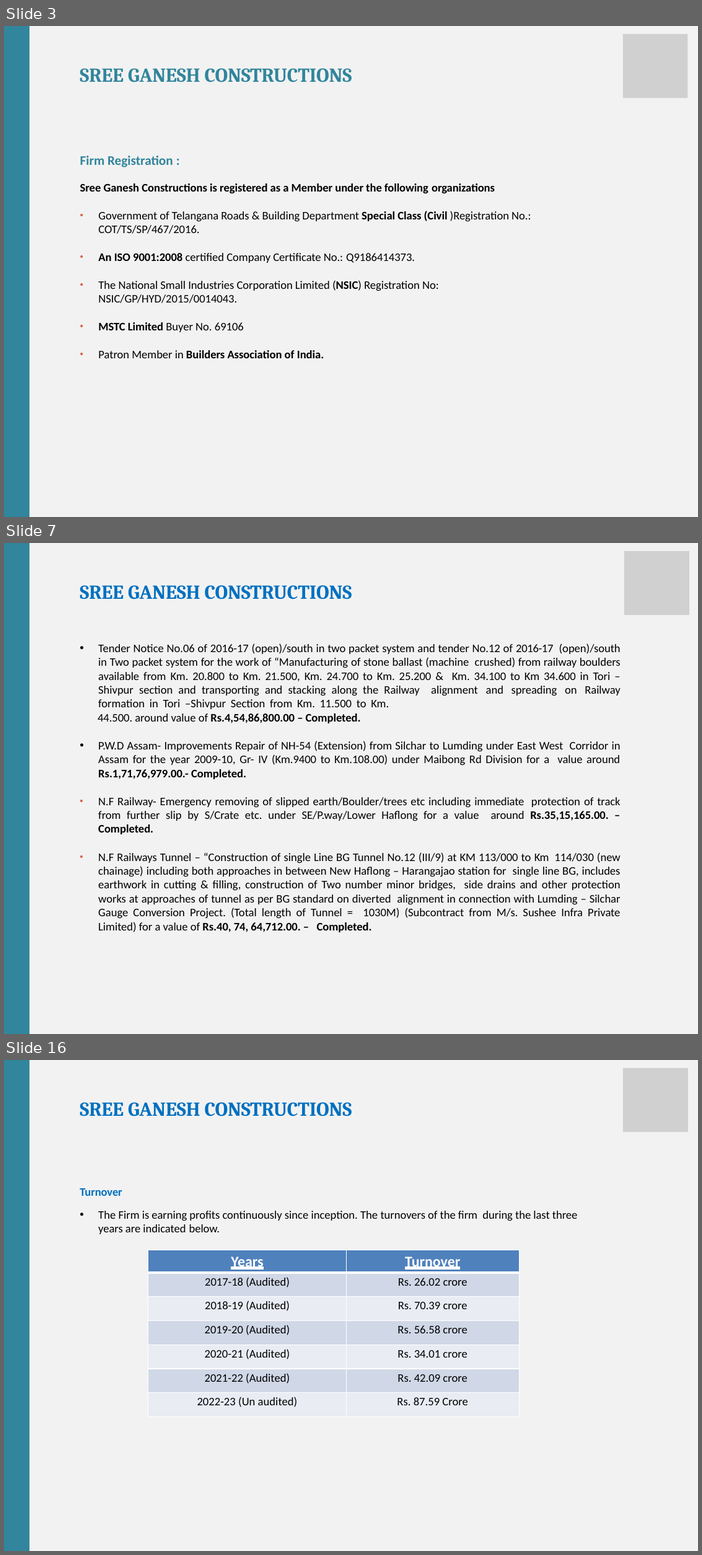
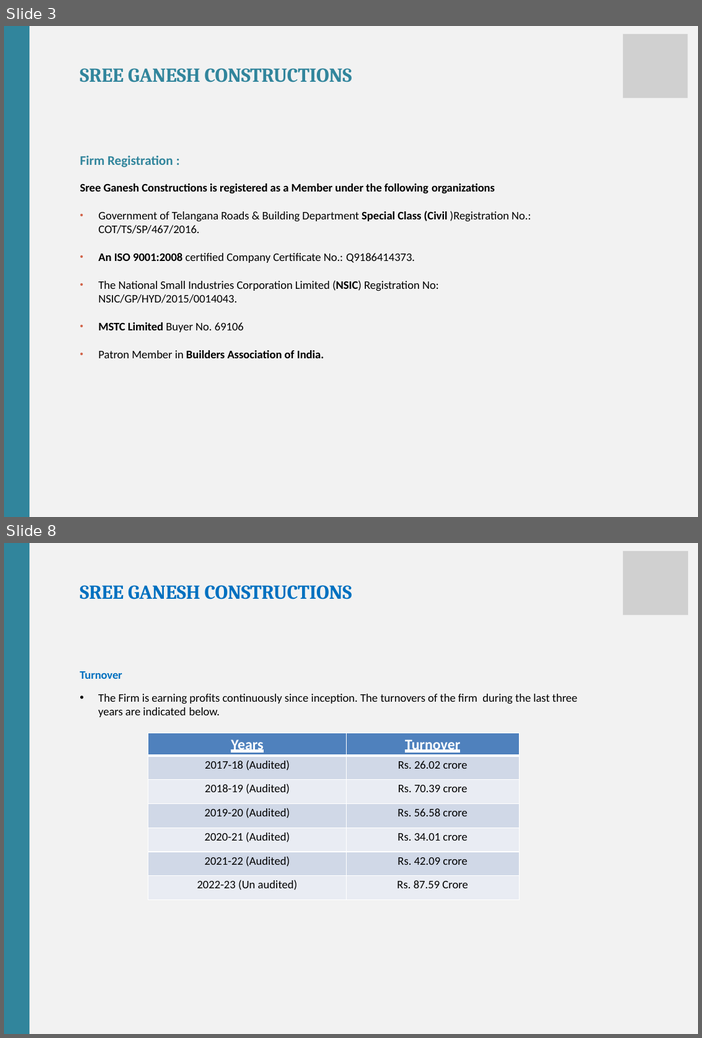
Before and after one commit to mintuhouse/sreeganesh, a slide deck: downloads/SGC_Profile.pptx. Shown one above the other, each under a label of ours: slides 3, 7 and 16 before the commit, slides 3 and 8 after it; the slides between them are not shown. The pictures are 702x1555 and 702x1038 pixels, drawn with LibreOffice and Linux fonts; fonts in the diff are those of the drawing; grey boxes stand for pictures. Boxes give left, top, right and bottom in pixels: in the first picture for what was removed or moved away, otherwise in the second. Text is boxed around its words. In the diff, an @@ line names an element or a change of style, - is before the commit and + after.

```diff
--- a/downloads/SGC_Profile.pptx
+++ b/downloads/SGC_Profile.pptx
@@ slide 7 removed at bbox=[4, 543, 698, 1034], background #F2F2F2 @@
@@ rectangle removed at bbox=[4, 543, 29, 1034] @@
@@ picture removed at bbox=[625, 551, 690, 616] @@
@@ title removed at bbox=[80, 585, 352, 599] @@
-SREE GANESH CONSTRUCTIONS
@@ text removed at bbox=[98, 643, 621, 932] @@
-• Tender Notice No.06 of 2016-17 (open)/south in two packet system and tender No.12 of 2016-17 (open)/south in Two packet system for the work of “Manufacturing of stone ballast (machine crushed) from railway boulders available from Km. 20.800 to Km. 21.500, Km. 24.700 to Km. 25.200 & Km. 34.100 to Km 34.600 in Tori – Shivpur section and transporting and stacking along the Railway alignment and spreading on Railway formation in Tori –Shivpur Section from Km. 11.500 to Km.
-44.500. around value of Rs.4,54,86,800.00 – Completed.
-• P.W.D Assam- Improvements Repair of NH-54 (Extension) from Silchar to Lumding under East West Corridor in Assam for the year 2009-10, Gr- IV (Km.9400 to Km.108.00) under Maibong Rd Division for a value around Rs.1,71,76,979.00.- Completed.
-• N.F Railway- Emergency removing of slipped earth/Boulder/trees etc including immediate protection of track from further slip by S/Crate etc. under SE/P.way/Lower Haflong for a value around Rs.35,15,165.00. – Completed.
-• N.F Railways Tunnel – “Construction of single Line BG Tunnel No.12 (III/9) at KM 113/000 to Km 114/030 (new chainage) including both approaches in between New Haflong – Harangajao station for single line BG, includes earthwork in cutting & filling, construction of Two number minor bridges, side drains and other protection works at approaches of tunnel as per BG standard on diverted alignment in connection with Lumding – Silchar Gauge Conversion Project. (Total length of Tunnel = 1030M) (Subcontract from M/s. Sushee Infra Private Limited) for a value of Rs.40, 74, 64,712.00. – Completed.
@@ what was slide 16 is now slide 8 @@
```
Also in this commit, not shown: 5 slides changed, 7 other slides removed, 12 other files.
